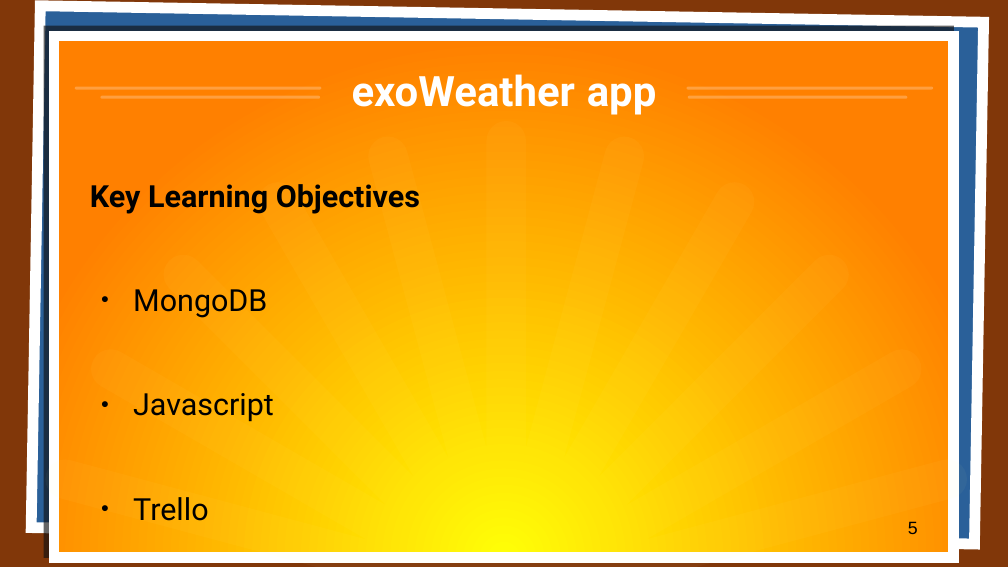
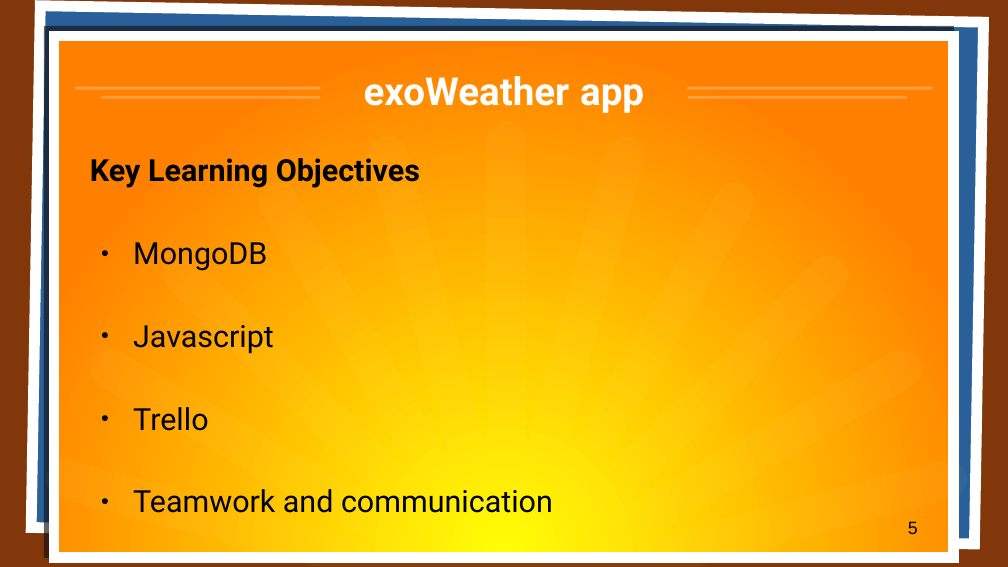
Before and after one commit to aagb1884/exoWeather, a slide deck: slide 5 of presentation/js_group_project_presentation.pptx. Drawn at 1008x567 pixels with LibreOffice and Linux fonts; fonts in the diff are those of the drawing. Boxes give left, top, right and bottom in pixels: in the first picture for what was removed or moved away, otherwise in the second. Text is boxed around its words. In the diff, an @@ line names an element or a change of style, - is before the commit and + after.

```diff
--- a/presentation/js_group_project_presentation.pptx
+++ b/presentation/js_group_project_presentation.pptx
@@ title "exoWeather app" at (364,76,644,113): size 33 to 30.4 pt @@
@@ text "Key Learning Objectives": place and size @@
-text "Key Learning Objectives" at (90,184,420,521)
+text "Key Learning Objectives" at (90,158,553,513)
@@ text "Key Learning Objectives" at (90,158,553,513): less space between paragraphs @@
@@ freeform shape at (46,121,968,567): outline redrawn @@
```
Also in this commit, not shown: 14 other slides changed, 1 slide added, 1 other file.
